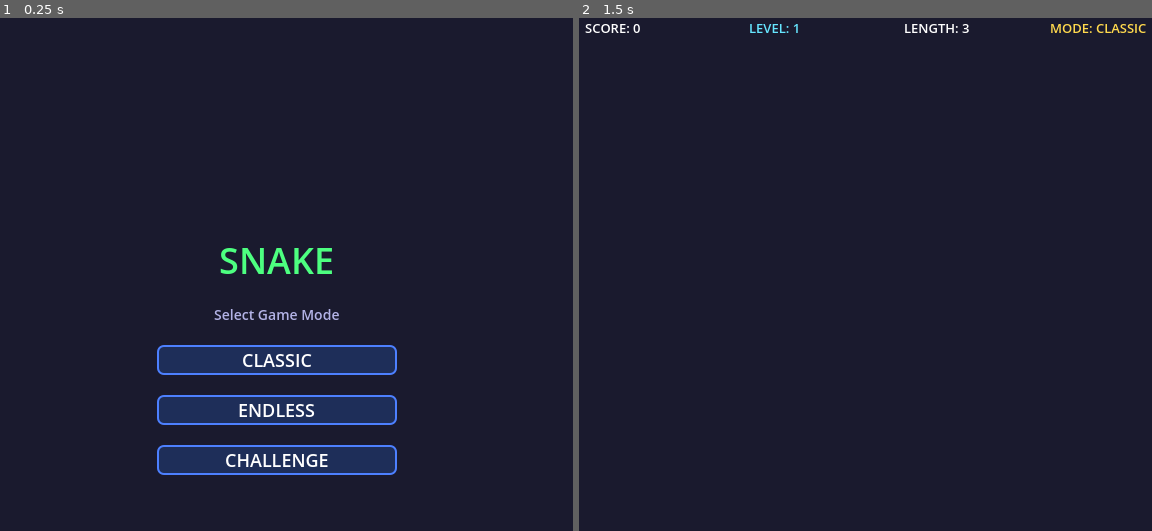
Above: before the commit, frames 1-2 (left to right).
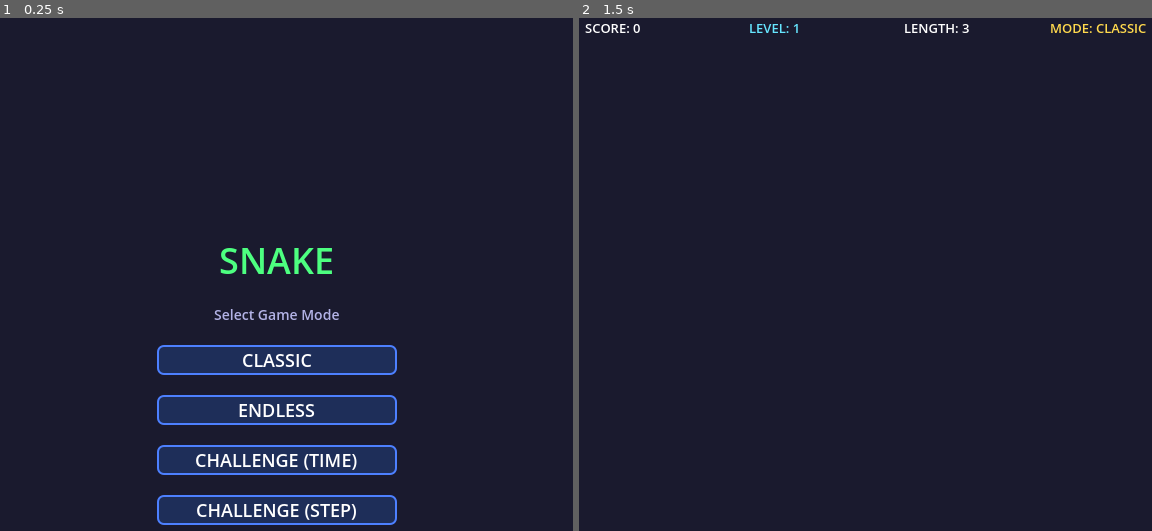
Above: after the commit, the same moments.

Repository: skyfire1123/snake-games
Game: Godot game, scene res://scenes/game_manager.tscn
Same seed, same stepped clock (60 frames per second), same inputs: the game is played once before the commit and once after it.
Inputs:
- Up to frame 1 (0.25 s): no input
- Up to frame 2 (1.5 s): click "CHALLENGE" (after the commit: "CHALLENGE (TIME)") at 0.5 s; tap Enter at 1.25 s; hold Right from 1.28 s (still down)

The runs differ from the first frame. In frame 1, 2.9% of the frame differs, in the area x 27-70%, y 84-99%; in frame 2, nothing differs.

Commit message:
Phase 2: fix 6 bugs (BUG-001~006)

Diff:
--- a/scenes/start_screen.tscn
+++ b/scenes/start_screen.tscn
@@ -70,4 +70,11 @@
 theme_override_colors/font_color = Color(1, 1, 1, 1)
 theme_override_font_sizes/font_size = 18
 theme_override_styles/normal = SubResource("StyleBoxFlat_btn")
-text = "CHALLENGE"
+text = "CHALLENGE (TIME)"
+
+[node name="ChallengeStepButton" type="Button" parent="VBoxContainer"]
+layout_mode = 2
+theme_override_colors/font_color = Color(1, 1, 1, 1)
+theme_override_font_sizes/font_size = 18
+theme_override_styles/normal = SubResource("StyleBoxFlat_btn")
+text = "CHALLENGE (STEP)"
--- a/scripts/game_manager.gd
+++ b/scripts/game_manager.gd
@@ -12,8 +12,8 @@
 	add_child(_start_screen)
 	_start_screen.mode_selected.connect(_on_mode_selected)
 
-func _on_mode_selected(mode: String) -> void:
+func _on_mode_selected(mode: String, challenge_type: String = "time") -> void:
 	_start_screen.queue_free()
 	var main: Node2D = _main_scene.instantiate()
 	add_child(main)
-	main.start_with_mode(mode)
+	main.start_with_mode(mode, challenge_type)
--- a/scripts/start_screen.gd
+++ b/scripts/start_screen.gd
@@ -1,19 +1,23 @@
 extends Control
 
-## Start screen with game mode selection
+## Start screen with game mode selection — Phase 2: challenge sub-type selection
 
-signal mode_selected(mode: String)
+signal mode_selected(mode: String, challenge_type: String)
 
 func _ready() -> void:
 	$VBoxContainer/ClassicButton.pressed.connect(_on_classic_pressed)
 	$VBoxContainer/EndlessButton.pressed.connect(_on_endless_pressed)
-	$VBoxContainer/ChallengeButton.pressed.connect(_on_challenge_pressed)
+	$VBoxContainer/ChallengeButton.pressed.connect(_on_challenge_time_pressed)
+	$VBoxContainer/ChallengeStepButton.pressed.connect(_on_challenge_step_pressed)
 
 func _on_classic_pressed() -> void:
-	mode_selected.emit("classic")
+	mode_selected.emit("classic", "time")
 
 func _on_endless_pressed() -> void:
-	mode_selected.emit("endless")
+	mode_selected.emit("endless", "time")
 
-func _on_challenge_pressed() -> void:
-	mode_selected.emit("challenge")
+func _on_challenge_time_pressed() -> void:
+	mode_selected.emit("challenge", "time")
+
+func _on_challenge_step_pressed() -> void:
+	mode_selected.emit("challenge", "step")
